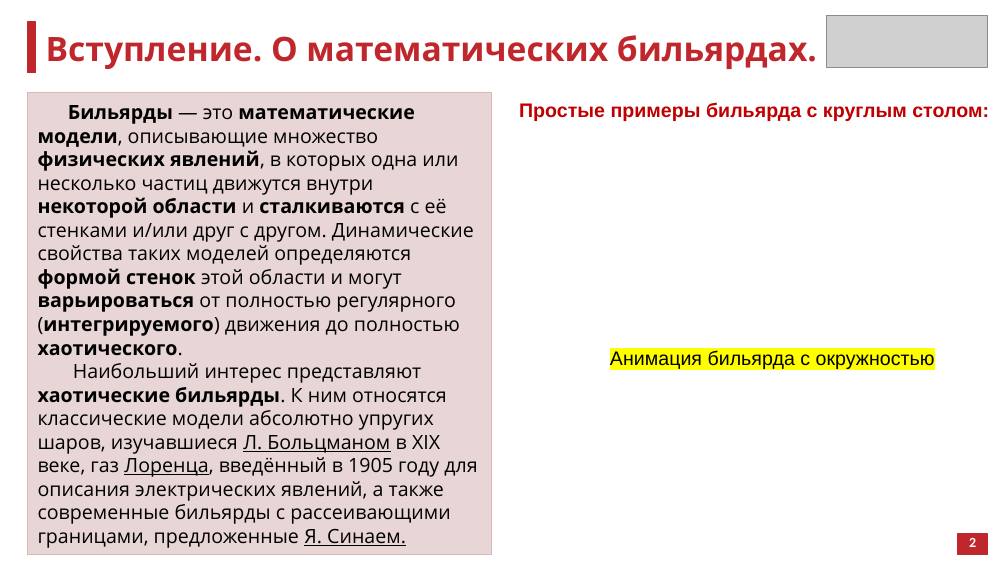
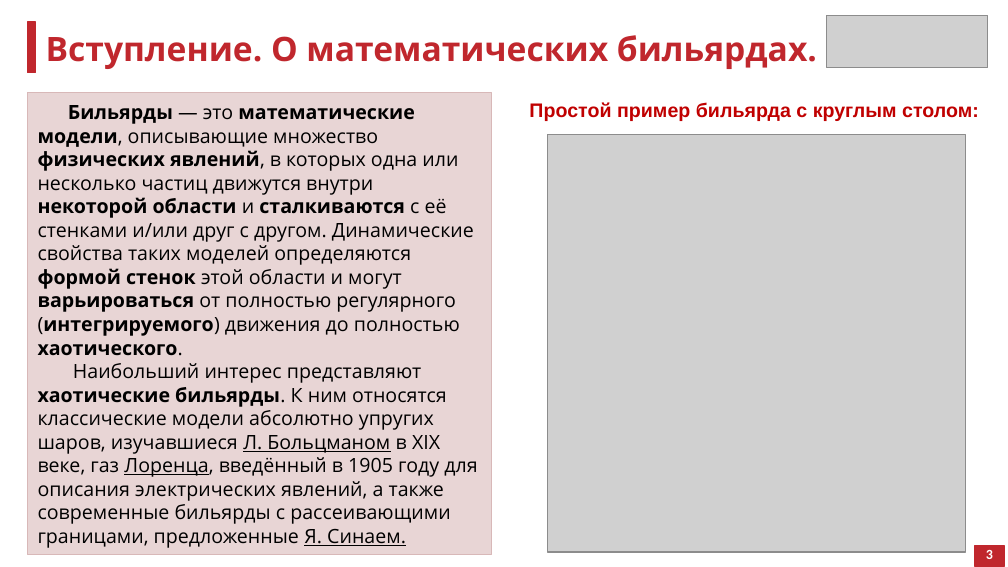
Before and after one commit to atelitsin/sinai_billiard, a slide deck: slide 2 of sinai_billiard.pptx. Drawn at 1008x567 pixels with LibreOffice and Linux fonts; fonts in the diff are those of the drawing; grey boxes stand for pictures. Boxes give left, top, right and bottom in pixels: in the first picture for what was removed or moved away, otherwise in the second. Text is boxed around its words. In the diff, an @@ line names an element or a change of style, - is before the commit and + after.

```diff
--- a/sinai_billiard.pptx
+++ b/sinai_billiard.pptx
@@ text at [529,102,979,121]: text changed @@
-Простые примеры бильярда с круглым столом:
+Простой пример бильярда с круглым столом:
@@ picture added at [547,134,965,551] @@
@@ text removed at [610,350,935,369] @@
-Анимация бильярда с окружностью
@@ rectangle: place and size @@
-rectangle at [958,534,988,554]
+rectangle at [975,546,1005,566]
@@ text added at [986,550,993,559], 10 pt, text #FFFFFF, bold @@
+3
```
Also in this commit, not shown: 4 other slides changed, 3 slides added.
